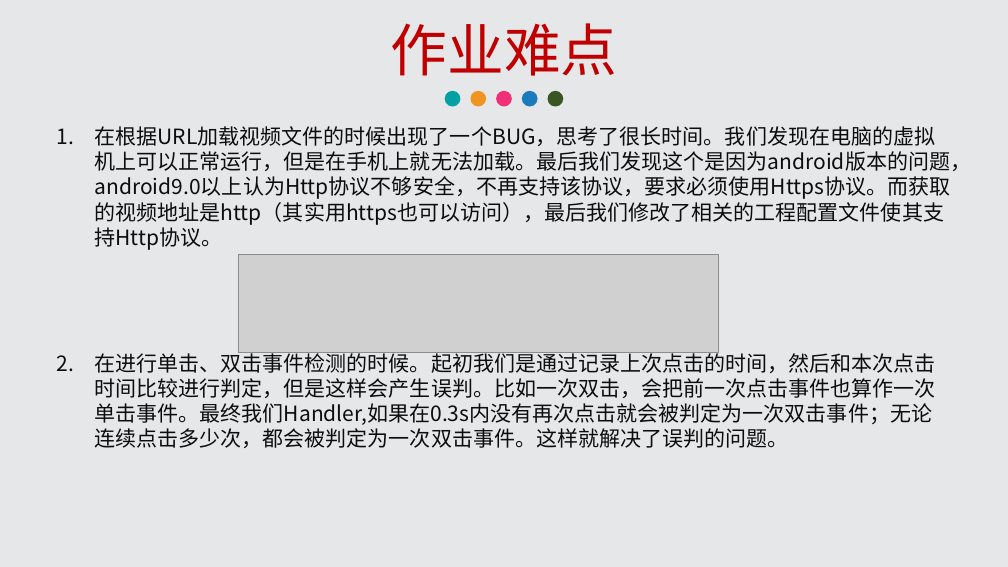
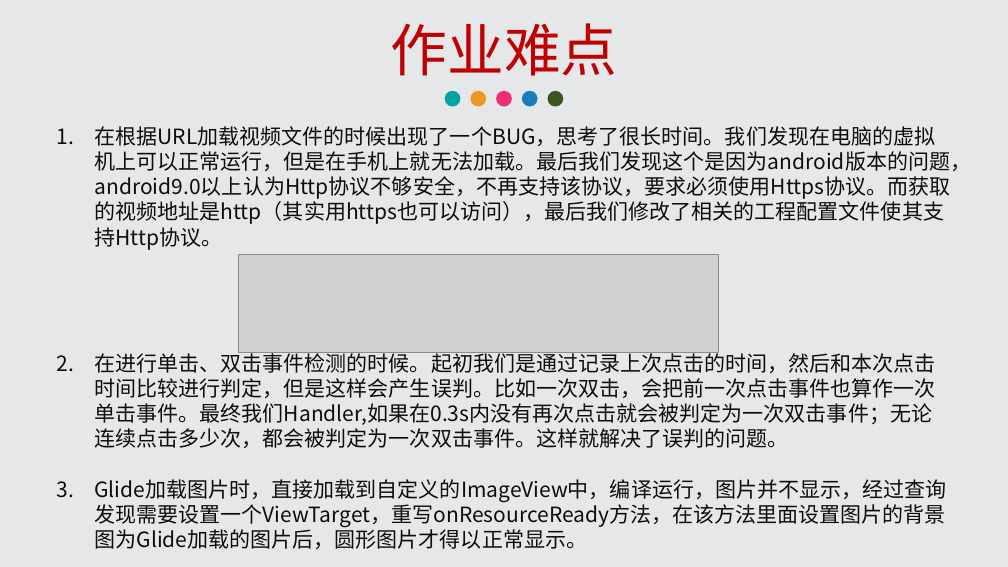
Before and after one commit to husaier/FinalWork.Android, a slide deck: slide 5 of 总结.pptx. Drawn at 1008x567 pixels with LibreOffice and Linux fonts; fonts in the diff are those of the drawing; grey boxes stand for pictures. Boxes give left, top, right and bottom in pixels: in the first picture for what was removed or moved away, otherwise in the second. Text is boxed around its words. In the diff, an @@ line names an element or a change of style, - is before the commit and + after.

```diff
--- a/总结.pptx
+++ b/总结.pptx
@@ text at bbox=[94, 479, 946, 549]: paragraph added @@
+3. Glide加载图片时，直接加载到自定义的ImageView中，编译运行，图片并不显示，经过查询发现需要设置一个ViewTarget，重写onResourceReady方法，在该方法里面设置图片的背景图为Glide加载的图片后，圆形图片才得以正常显示。
```
Also in this commit, not shown: 1 other slide changed.
